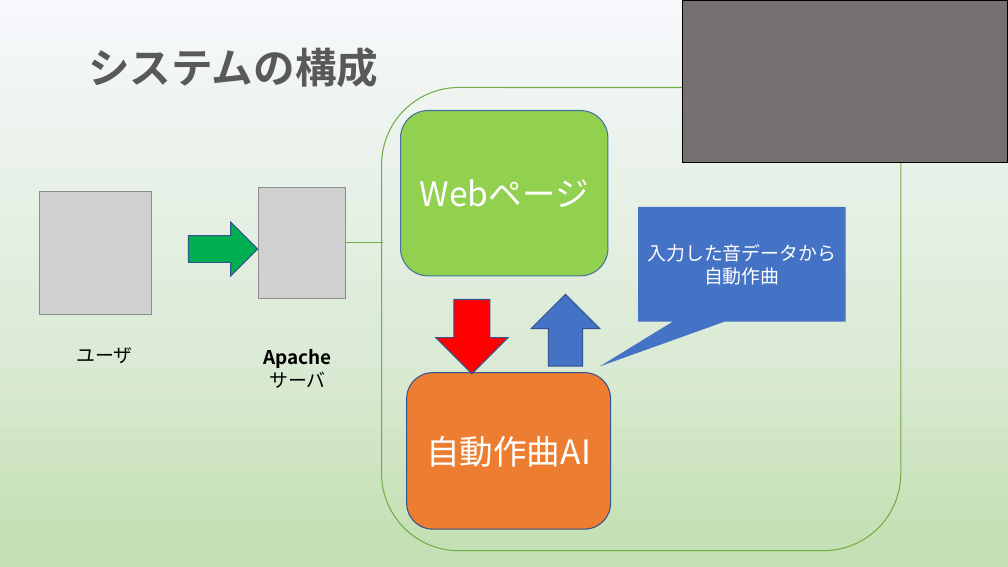
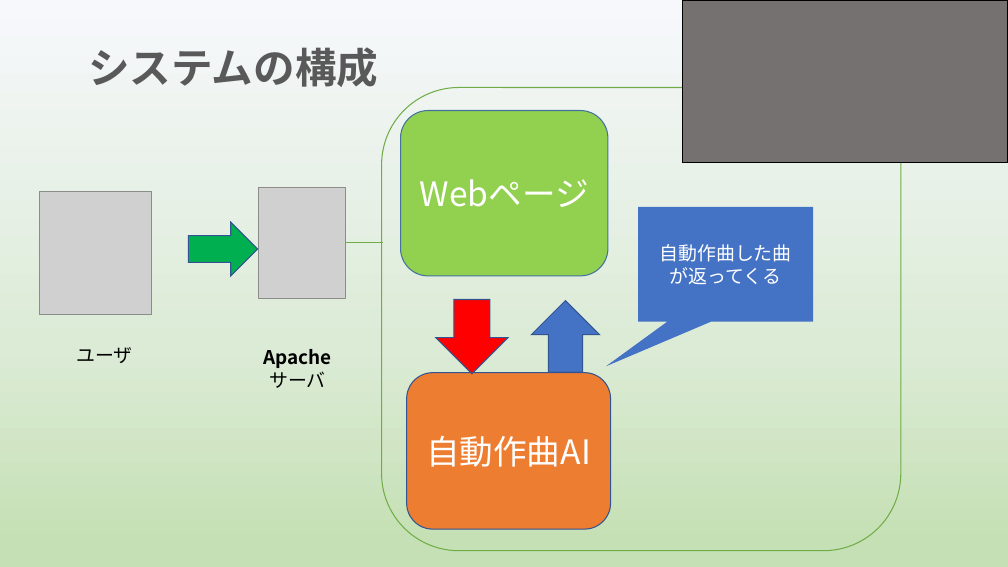
Before and after one commit to yoshitake266/bitComposer_prj, a slide deck: slide 6 of presentation/graduation/bit Composer3 .pptx. Drawn at 1008x567 pixels with LibreOffice and Linux fonts; fonts in the diff are those of the drawing; grey boxes stand for pictures. Boxes give left, top, right and bottom in pixels: in the first picture for what was removed or moved away, otherwise in the second. Text is boxed around its words. In the diff, an @@ line names an element or a change of style, - is before the commit and + after.

```diff
--- a/presentation/graduation/bit Composer3 .pptx
+++ b/presentation/graduation/bit Composer3 .pptx
@@ speech box "自動作曲した曲": place and size @@
-speech box "自動作曲した曲" at <box>638,207,845,322</box>
+speech box "自動作曲した曲" at <box>638,207,813,322</box>
@@ text in speech box at <box>659,244,791,284</box>: text changed @@
-入力した音データから
-自動作曲
+自動作曲した曲
+が返ってくる
@@ up arrow: place and size @@
-up arrow at <box>532,294,600,366</box>
+up arrow at <box>532,301,600,373</box>
```
Also in this commit, not shown: 2 other slides changed.
